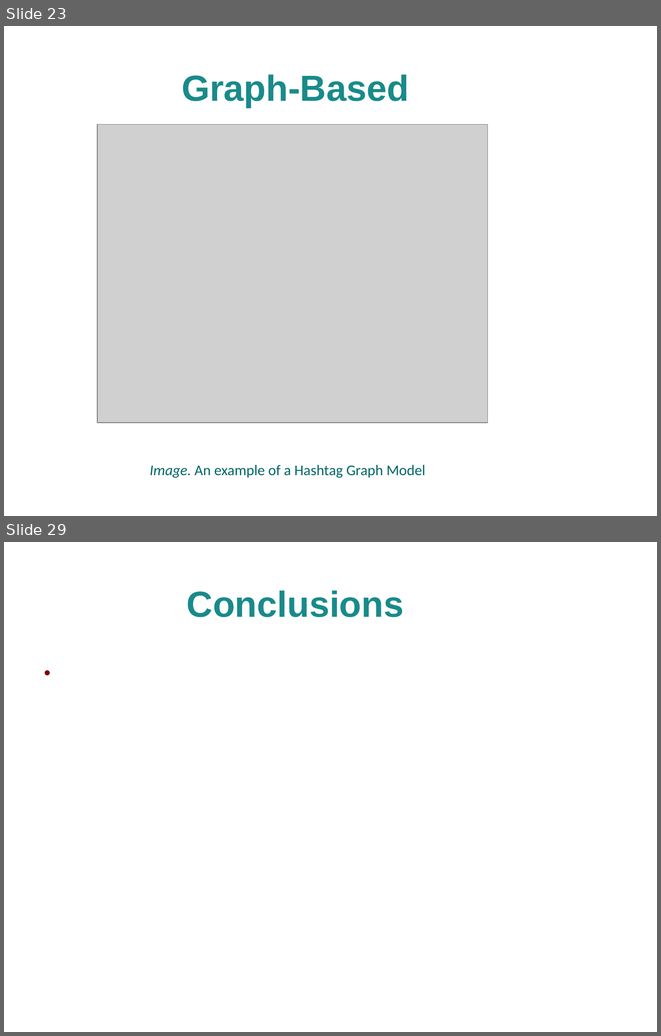
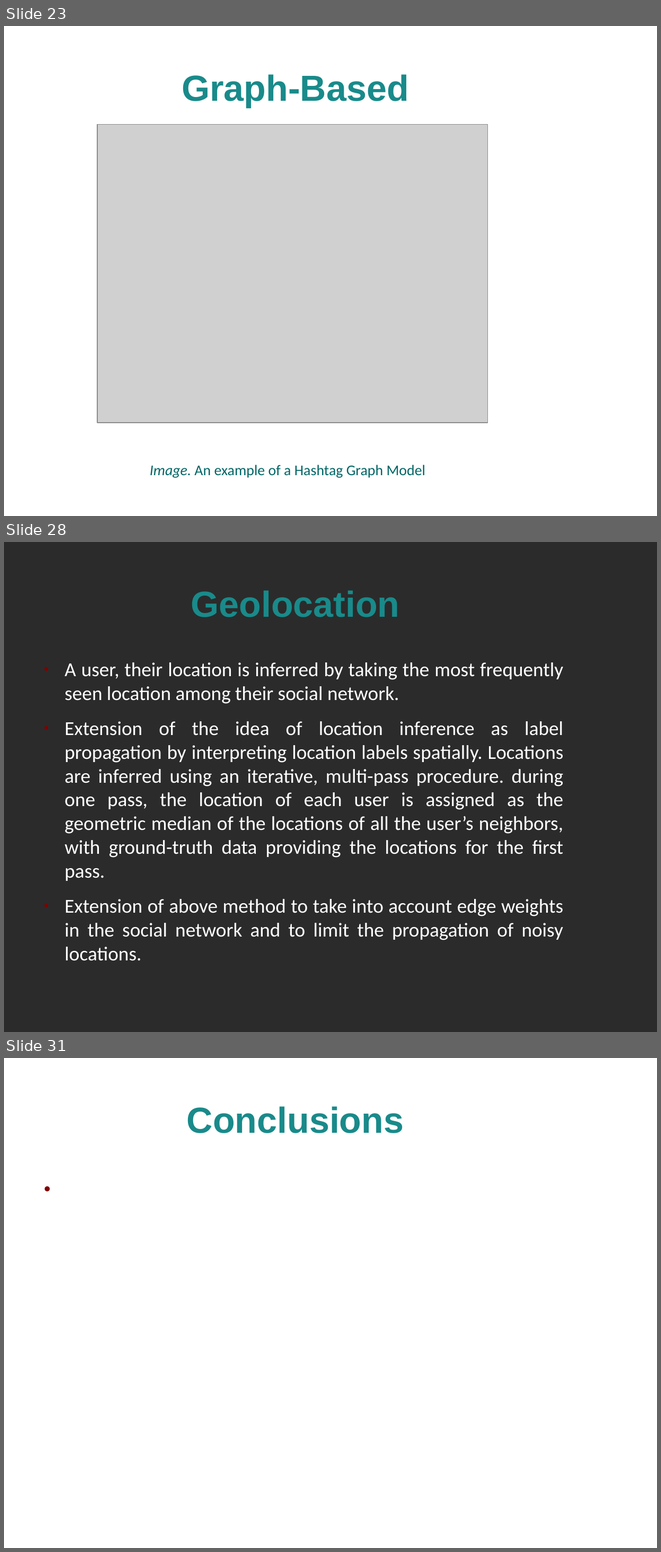
Before and after one commit to alextsil/twitter-topic-detection-and-analysis, a slide deck: parousiasi/presentation.odp. Shown one above the other, each under a label of ours: slides 23 and 29 before the commit, slides 23, 28 and 31 after it; the slides between them are not shown. The pictures are 661x1036 and 661x1552 pixels, drawn with LibreOffice and Linux fonts; fonts in the diff are those of the drawing; grey boxes stand for pictures; background and template pictures are left out; a plain dark background stands for a picture behind light text. Boxes give left, top, right and bottom in pixels: in the first picture for what was removed or moved away, otherwise in the second. Text is boxed around its words. In the diff, an @@ line names an element or a change of style, - is before the commit and + after.

Commit message:
Presentation Geolocation

```diff
--- a/parousiasi/presentation.odp
+++ b/parousiasi/presentation.odp
@@ slide 28 added at [4, 542, 657, 1032], background picture (left out) @@
@@ title added at [191, 590, 399, 617], 44 pt, text #198A8A, bold @@
+Geolocation
@@ text added at [64, 662, 564, 961], 24 pt, text #FFFFFF @@
+● A user, their location is inferred by taking the most frequently seen location among their social network.
+● Extension of the idea of location inference as label propagation by interpreting location labels spatially. Locations are inferred using an iterative, multi-pass procedure. during one pass, the location of each user is assigned as the geometric median of the locations of all the user’s neighbors, with ground-truth data providing the locations for the first pass.
+● Extension of above method to take into account edge weights in the social network and to limit the propagation of noisy locations.
@@ what was slide 29 is now slide 31 @@
```
Also in this commit, not shown: 6 other slides added, 5 slides removed.
